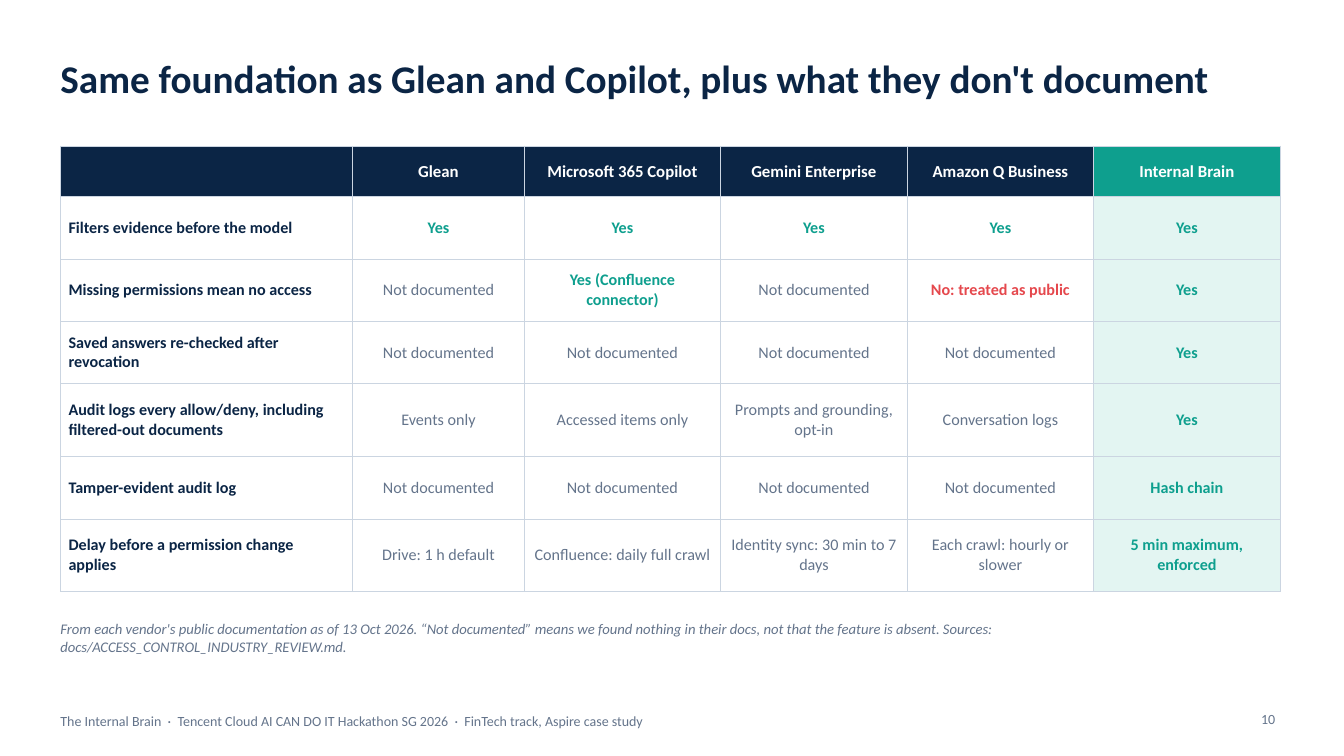
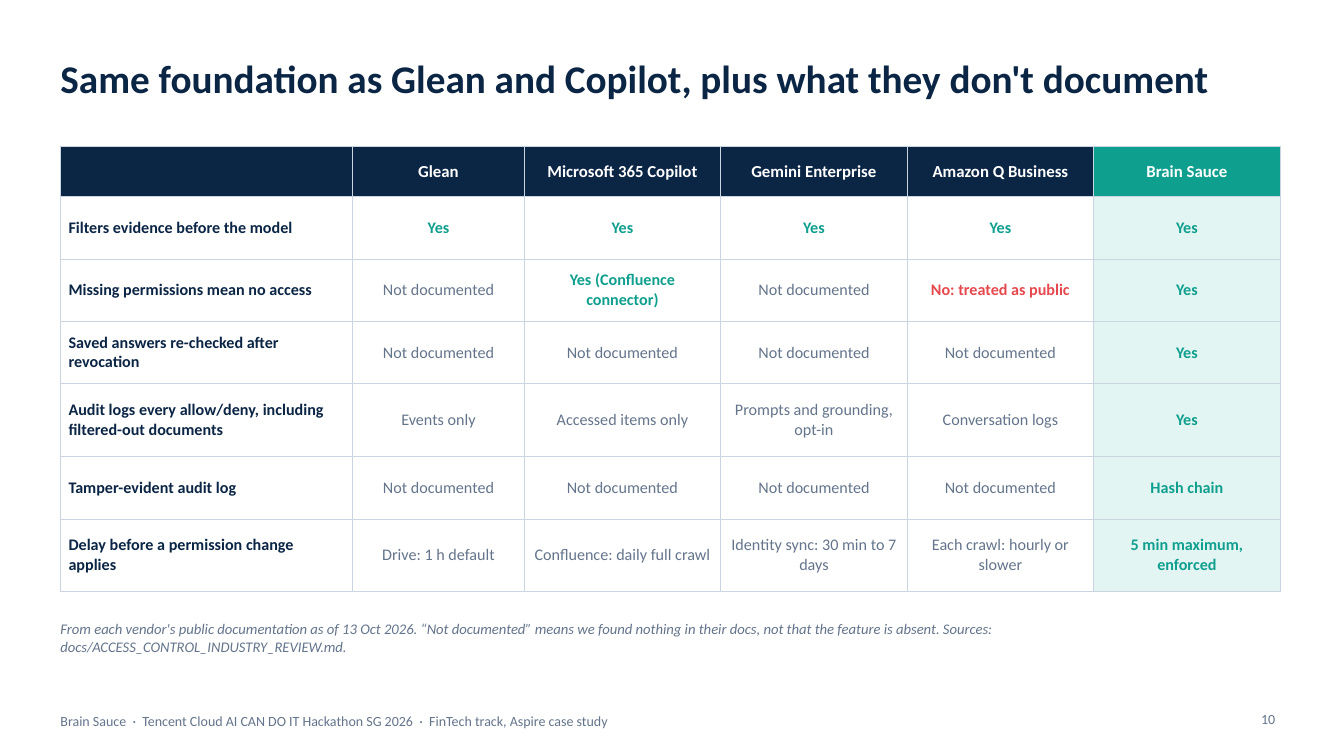
Before and after one commit to pavan2184/tencent-hack, a slide deck: slide 10 of docs/presentations/internal-brain-architecture-submission.pptx. Drawn at 1344x756 pixels with LibreOffice and Linux fonts; fonts in the diff are those of the drawing. Boxes give left, top, right and bottom in pixels: in the first picture for what was removed or moved away, otherwise in the second. Text is boxed around its words. In the diff, an @@ line names an element or a change of style, - is before the commit and + after.

```diff
--- a/docs/presentations/internal-brain-architecture-submission.pptx
+++ b/docs/presentations/internal-brain-architecture-submission.pptx
@@ table at [60,146,1280,577] @@
-row 1, column 6: Internal Brain
+row 1, column 6: Brain Sauce
@@ text at [60,716,608,728]: text changed @@
-The Internal Brain · Tencent Cloud AI CAN DO IT Hackathon SG 2026 · FinTech track, Aspire case study
+Brain Sauce · Tencent Cloud AI CAN DO IT Hackathon SG 2026 · FinTech track, Aspire case study
```
Also in this commit, not shown: 12 other slides changed, 1 other file.
